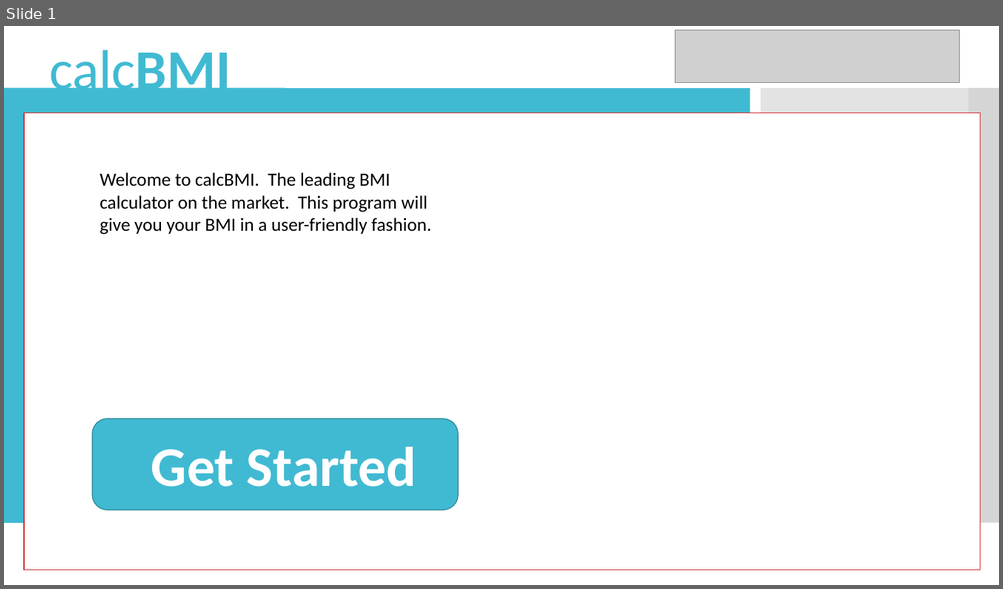
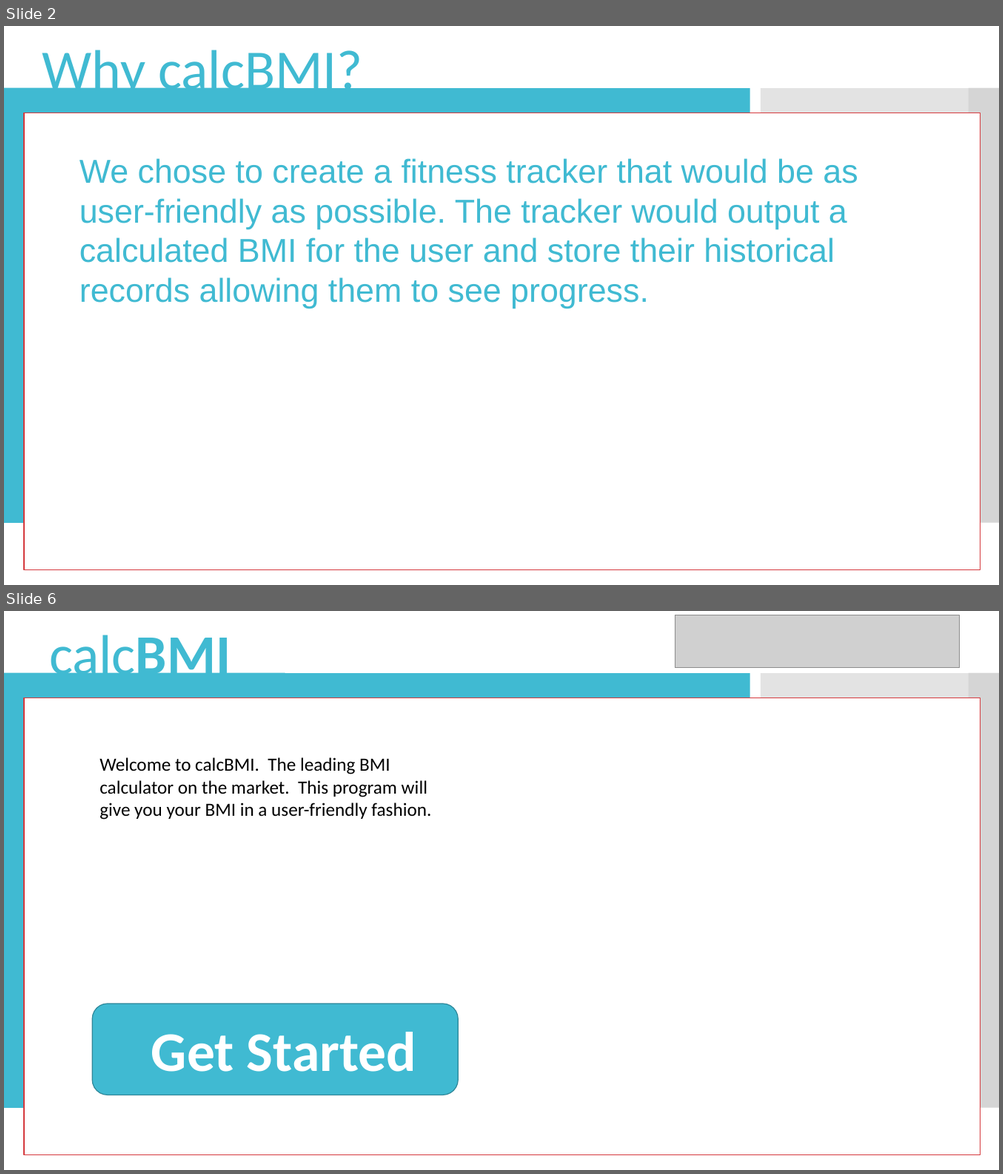
Before and after one commit to cookiedancer/calcBMI, a slide deck: Design.pptx. Shown one above the other, each under a label of ours: slide 1 before the commit, slides 2 and 6 after it; the slides between them are not shown. The pictures are 1003x589 and 1003x1174 pixels, drawn with LibreOffice and Linux fonts; fonts in the diff are those of the drawing; grey boxes stand for pictures. Boxes give left, top, right and bottom in pixels: in the first picture for what was removed or moved away, otherwise in the second. Text is boxed around its words. In the diff, an @@ line names an element or a change of style, - is before the commit and + after.

```diff
--- a/Design.pptx
+++ b/Design.pptx
@@ slide 2 added at (4, 26, 999, 585), background #FFFFFF; not listed: 4 template elements that a slide beside it also shows @@
@@ text added at (42, 50, 362, 102), 54 pt, text #40BAD2 @@
+Why calcBMI?
@@ rectangle added at (24, 113, 981, 571), fill #FFFFFF, outline #D5393D 0.85 pt @@
@@ text added at (79, 158, 857, 309), 32 pt, text #40BAD2 @@
+We chose to create a fitness tracker that would be as user-friendly as possible. The tracker would output a calculated BMI for the user and store their historical records allowing them to see progress.
@@ what was slide 1 is now slide 6 @@
```
Also in this commit, not shown: 4 other slides added.
